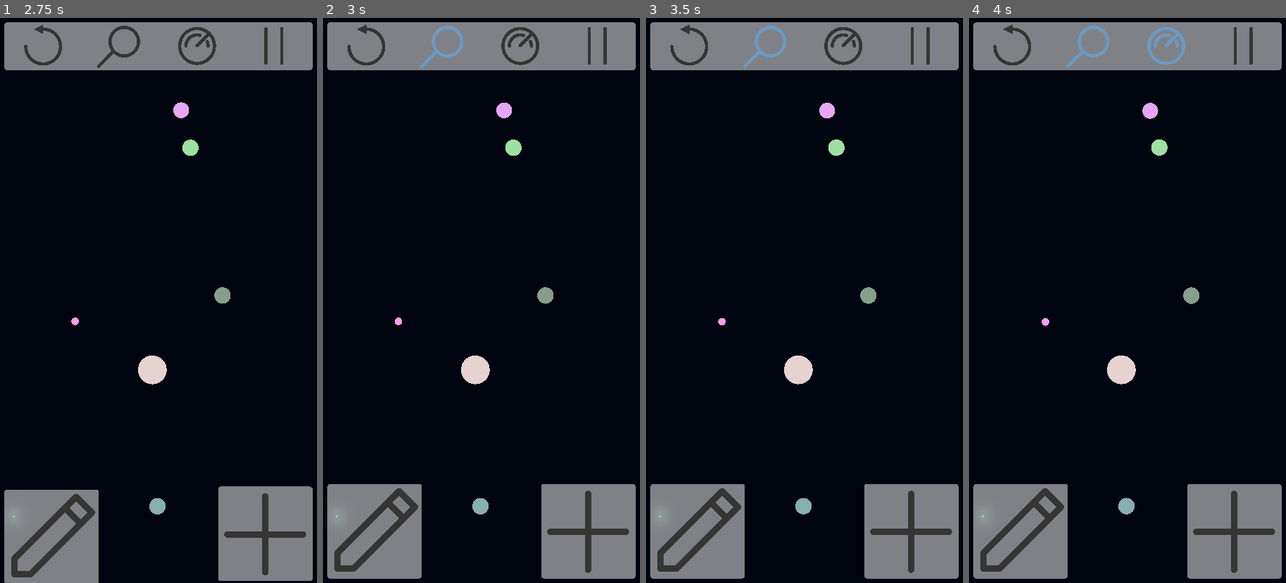
Above: before the commit, frames 1-4 (left to right).
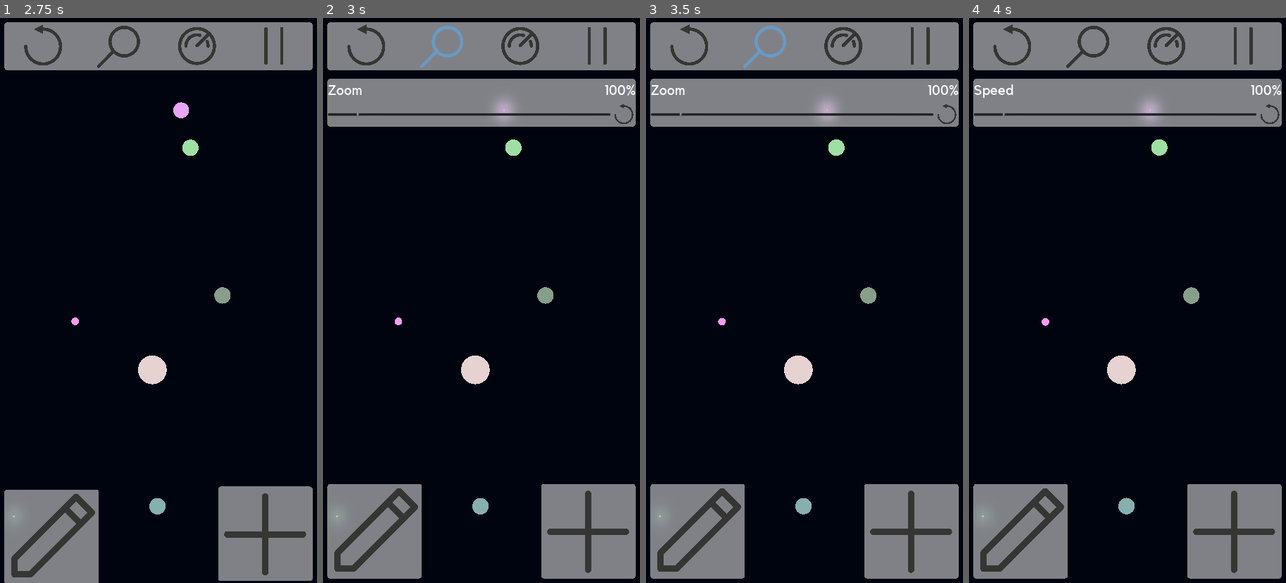
Above: after the commit, the same moments.

Repository: BitTim/Gravisim
Game: Godot game, scene res://Scenes/Main.tscn
The game is run twice, just before and just after one commit, with the same random seed, the same clock (stepped at 60 frames per second) and the same inputs.
Inputs (mouse positions are in pixels of both pictures, inside the frame that each line leads up to):
- Up to frame 1 (2.75 s): click (41, 46) at 0.5 s; tap Enter at 2 s
- Up to frame 2 (3 s): click (443, 46) at 2.75 s
- Up to frame 3 (3.5 s): no input
- Up to frame 4 (4 s): click (1165, 46) at 3.5 s

Frame 1 is identical in both runs. In frame 2, 8.3% of the frame differs, in the area x 1-99%, y 10-20%; in frame 3, 8.3%; in frame 4, 8.8%, in the area x 1-99%, y 1-20%.

Commit message:
Added Slider PopUps

Diff:
--- a/REsources/Theme.tres
+++ b/REsources/Theme.tres
@@ -11,7 +11,7 @@
 font_path = "res://Fonts/Kollektif.ttf"
 
 [sub_resource type="DynamicFont" id=3]
-size = 32
+size = 48
 font_data = SubResource( 2 )
 
 [resource]
--- a/Scenes/GUI.tscn
+++ b/Scenes/GUI.tscn
@@ -421,5 +421,15 @@
 anims/menuClose = SubResource( 1 )
 anims/menuOpen = SubResource( 2 )
 
-[node name="SliderMenu" parent="." instance=ExtResource( 16 )]
+[node name="Dialogs" type="Control" parent="."]
+anchor_right = 1.0
+anchor_bottom = 1.0
+mouse_filter = 2
+
+[node name="SpeedSlider" parent="Dialogs" instance=ExtResource( 16 )]
 visible = false
+title = "Speed"
+
+[node name="ZoomSlider" parent="Dialogs" instance=ExtResource( 16 )]
+visible = false
+title = "Zoom"
--- a/Scenes/SliderMenu.tscn
+++ b/Scenes/SliderMenu.tscn
@@ -1,8 +1,10 @@
-[gd_scene load_steps=4 format=2]
+[gd_scene load_steps=6 format=2]
 
 [ext_resource path="res://REsources/BlurMaterial.tres" type="Material" id=1]
 [ext_resource path="res://Icons/nReset.png" type="Texture" id=2]
 [ext_resource path="res://REsources/Theme.tres" type="Theme" id=3]
+[ext_resource path="res://Icons/pReset.png" type="Texture" id=4]
+[ext_resource path="res://Scripts/SliderMenu.gd" type="Script" id=5]
 
 [node name="SliderMenu" type="Control"]
 anchor_right = 1.0
@@ -10,65 +12,75 @@
 rect_pivot_offset = Vector2( -3223.8, 190.308 )
 mouse_filter = 2
 theme = ExtResource( 3 )
+script = ExtResource( 5 )
 __meta__ = {
 "_edit_use_anchors_": false
 }
 
-[node name="Content" type="Panel" parent="."]
+[node name="Panel" type="Panel" parent="."]
 material = ExtResource( 1 )
 anchor_right = 1.0
 margin_left = 16.0
 margin_top = 208.0
 margin_right = -16.0
-margin_bottom = 528.0
+margin_bottom = 368.0
 mouse_filter = 1
 __meta__ = {
 "_edit_use_anchors_": false
 }
 
-[node name="VBoxContainer" type="VBoxContainer" parent="Content"]
+[node name="Content" type="VBoxContainer" parent="Panel"]
 anchor_right = 1.0
 anchor_bottom = 1.0
 __meta__ = {
 "_edit_use_anchors_": false
 }
 
-[node name="HBoxContainer" type="HBoxContainer" parent="Content/VBoxContainer"]
+[node name="Labels" type="HBoxContainer" parent="Panel/Content"]
 margin_right = 1048.0
-margin_bottom = 104.0
+margin_bottom = 76.0
 size_flags_vertical = 3
 
-[node name="Title" type="Label" parent="Content/VBoxContainer/HBoxContainer"]
-margin_top = 35.0
+[node name="Title" type="Label" parent="Panel/Content/Labels"]
+margin_top = 13.0
 margin_right = 522.0
-margin_bottom = 68.0
+margin_bottom = 62.0
 size_flags_horizontal = 3
 text = "Speed"
 
-[node name="Value" type="Label" parent="Content/VBoxContainer/HBoxContainer"]
+[node name="Value" type="Label" parent="Panel/Content/Labels"]
 margin_left = 526.0
-margin_top = 35.0
+margin_top = 13.0
 margin_right = 1048.0
-margin_bottom = 68.0
+margin_bottom = 62.0
 size_flags_horizontal = 3
 text = "100%"
+align = 2
 
-[node name="HSlider" type="HSlider" parent="Content/VBoxContainer"]
-margin_top = 108.0
+[node name="Interactive" type="HBoxContainer" parent="Panel/Content"]
+margin_top = 80.0
 margin_right = 1048.0
-margin_bottom = 124.0
-size_flags_vertical = 2
+margin_bottom = 160.0
+size_flags_vertical = 3
+
+[node name="HSlider" type="HSlider" parent="Panel/Content/Interactive"]
+margin_right = 964.0
+margin_bottom = 80.0
+size_flags_horizontal = 7
+size_flags_vertical = 3
 min_value = 0.1
 max_value = 1000.0
 step = 0.1
 value = 100.0
+scrollable = false
 
-[node name="Button" type="Button" parent="Content/VBoxContainer"]
-margin_top = 216.0
+[node name="Button" type="TextureButton" parent="Panel/Content/Interactive"]
+margin_left = 968.0
 margin_right = 1048.0
-margin_bottom = 320.0
+margin_bottom = 80.0
+rect_min_size = Vector2( 80, 80 )
 size_flags_vertical = 3
-text = "Reset"
-icon = ExtResource( 2 )
-flat = true
-expand_icon = true
+texture_normal = ExtResource( 2 )
+texture_pressed = ExtResource( 4 )
+expand = true
+stretch_mode = 5
--- a/Scripts/GUI.gd
+++ b/Scripts/GUI.gd
@@ -1,14 +1,42 @@
 extends Control
 
 onready var res = get_viewport().size
+var dialogOpened = false
 
 func _ready():
 	$TopBar/Container/Menu.connect("toggled", self, "onMenuToggled")
+	$TopBar/Container/Zoom.connect("toggled", self, "onZoomToggled")
+	$TopBar/Container/Speed.connect("toggled", self, "onSpeedToggled")
 
 func onMenuToggled(state):
 	if state:
+		if dialogOpened: hideDiags()
 		$AnimationPlayer.play("menuOpen")
 	else:
 		$AnimationPlayer.play("menuClose")
 
 	yield($AnimationPlayer, "animation_finished")
+
+func onZoomToggled(state):
+	if dialogOpened: hideDiags()
+
+	if state: $Dialogs/ZoomSlider.show()
+	else: $Dialogs/ZoomSlider.hide()
+
+	dialogOpened = state
+
+func onSpeedToggled(state):
+	if dialogOpened: hideDiags()
+
+	if state: $Dialogs/SpeedSlider.show()
+	else: $Dialogs/SpeedSlider.hide()
+
+	dialogOpened = state
+
+func hideDiags():
+	for d in $Dialogs.get_children():
+		d.hide()
+
+	for b in $TopBar/Container.get_children():
+		if b == $TopBar/Container/Menu: continue
+		if b.pressed: b.pressed = false
--- a/Scripts/Object.gd
+++ b/Scripts/Object.gd
@@ -72,18 +72,18 @@
 	if collision != null:
 		collide(collision.collider)
 
-	if (position.y + radius >= res.y):
-		vel.y = -vel.y
-		position.y = res.y - 1 - radius
-	if (position.y - radius < 0):
-		vel.y = -vel.y
-		position.y = radius
-	if (position.x + radius >= res.x):
-		vel.x = -vel.x
-		position.x = res.x - 1 - radius
-	if (position.x - radius < 0):
-		vel.x = -vel.x
-		position.x = radius
+	#if (position.y + radius >= res.y):
+	#	vel.y = -vel.y
+	#	position.y = res.y - 1 - radius
+	#if (position.y - radius < 0):
+	#	vel.y = -vel.y
+	#	position.y = radius
+	#if (position.x + radius >= res.x):
+	#	vel.x = -vel.x
+	#	position.x = res.x - 1 - radius
+	#if (position.x - radius < 0):
+	#	vel.x = -vel.x
+	#	position.x = radius
 
 	updateLine()
 
--- /dev/null
+++ b/Scripts/SliderMenu.gd
@@ -0,0 +1,10 @@
+extends Control
+
+export (String) var title
+
+func _ready():
+	$Panel/Content/Labels/Title.text = title
+	$Panel/Content/Interactive/HSlider.connect("changed", self, "_onSliderChange")
+
+func _onSliderChange():
+	$Panel/Content/Labels/Value.text = str($Panel/Content/Interactive/HSlider.value) + "%"
